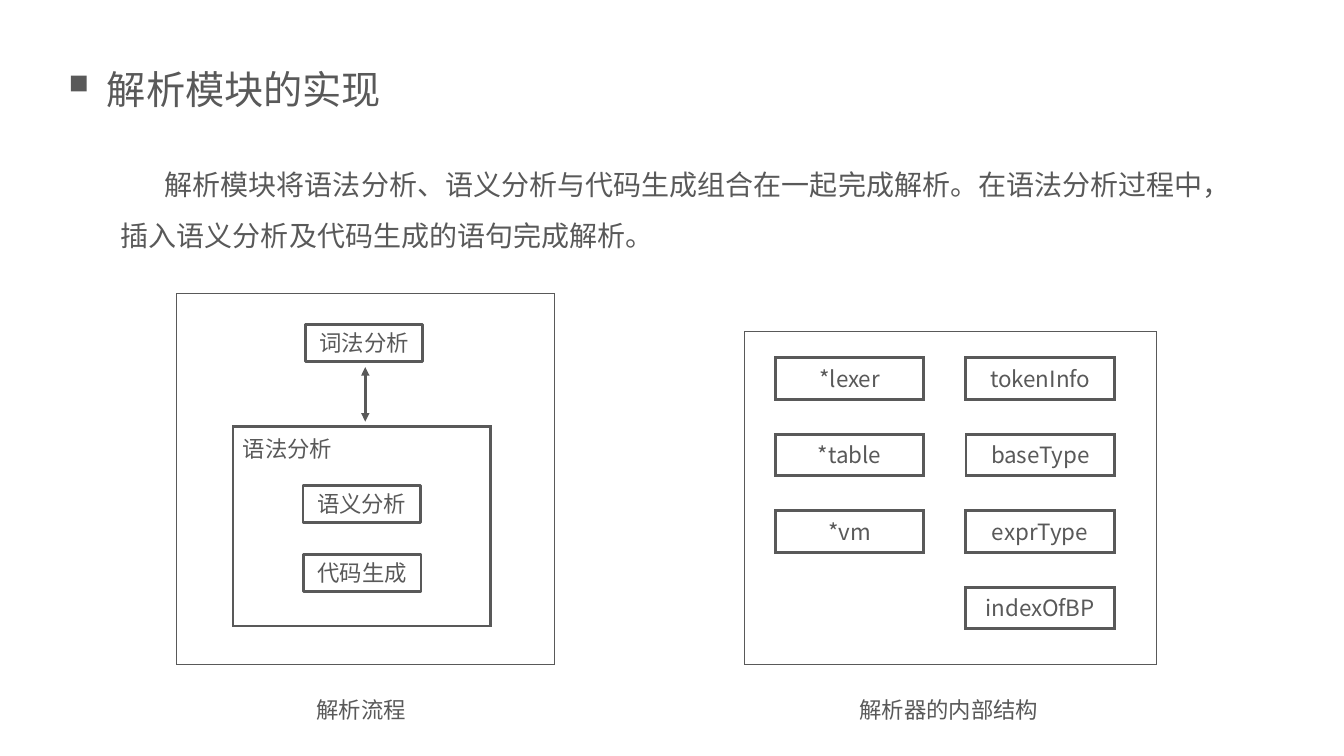
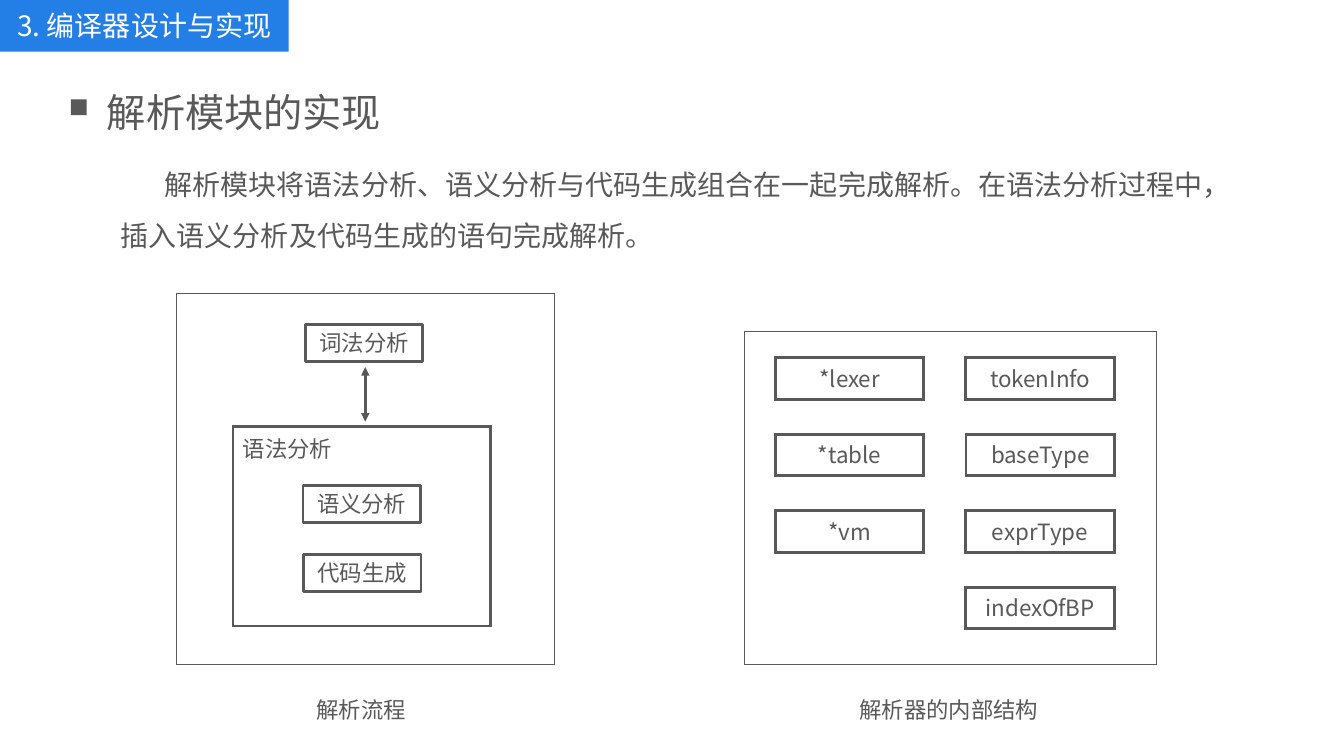
Before and after one commit to kkli28/cc, a slide deck: slide 15 of 论文相关/答辩ppt.pptx. Drawn at 1344x756 pixels with LibreOffice and Linux fonts; fonts in the diff are those of the drawing. Boxes give left, top, right and bottom in pixels: in the first picture for what was removed or moved away, otherwise in the second. Text is boxed around its words. In the diff, an @@ line names an element or a change of style, - is before the commit and + after.

```diff
--- a/论文相关/答辩ppt.pptx
+++ b/论文相关/答辩ppt.pptx
@@ rectangle added at box(0, 0, 288, 51), fill #237FE5, 20 pt, text #FFFFFF @@
+3. 编译器设计与实现
@@ text "解析模块的实现": place and size @@
-text "解析模块的实现" at box(107, 71, 381, 107)
+text "解析模块的实现" at box(107, 94, 381, 130)
@@ rectangle: place and size @@
-rectangle at box(71, 76, 87, 92)
+rectangle at box(71, 99, 87, 115)
```
Also in this commit, not shown: 17 other slides changed, 8 slides added, 1 slide removed, 1 other file.
